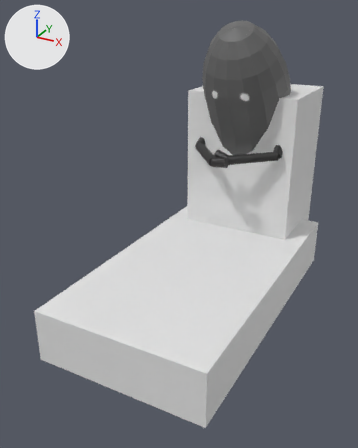
The FBX model data/player/fbx/player.fbx: old version first, new version second.
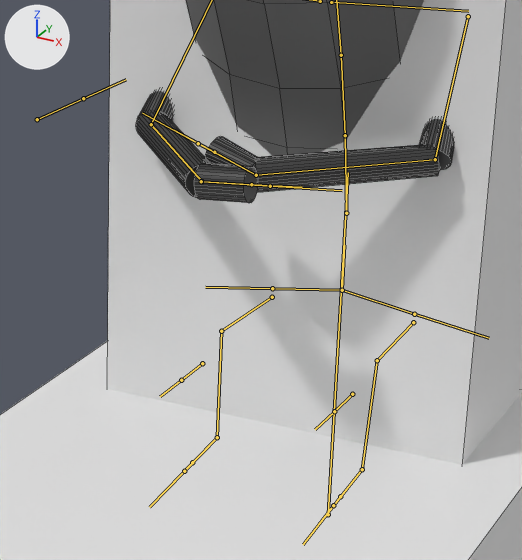
Each version appears first whole from a camera (50 mm lens) standing at (1.95, -5.34, 2.83) and looking at (-0.17, -1.49, 0.9), and next in a close-up on the part from 44% to 84% of the width and 25% to 59% of the height. The axes (+X, +Y, +Z) are drawn at upper left. The lights are the same throughout. Both versions are drawn at frame 40 of the action 'armature|09_wakeUp'; the numbers are the values there. The bones that bend it are drawn over the model as lines in the close-ups. The close-ups show mesh edges as thin lines.

In view in the first close-up: 'CollDown', 'CollSit', 'body'.
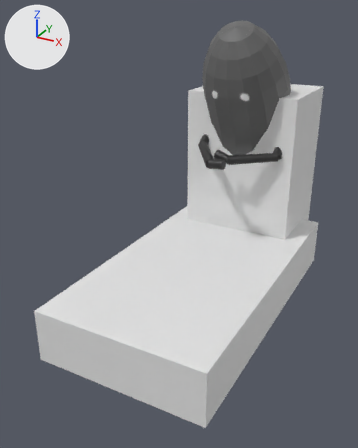
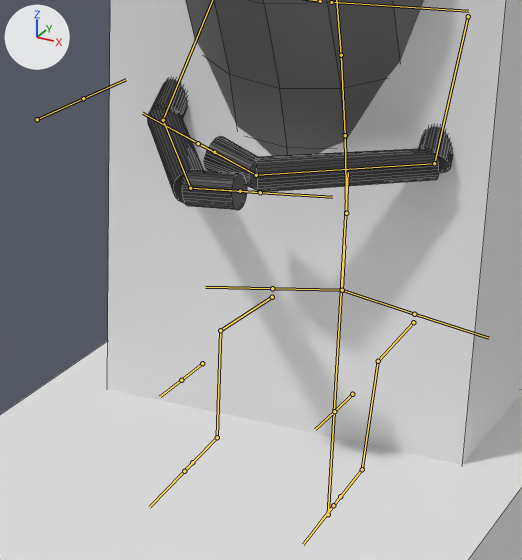
Changed parts and their boxes [x1, y1, x2, y2] in the close-ups (522 x 560 px):
'body', posed: before [136, 0, 454, 203]; after [148, 0, 453, 210]
bone 'upper_arm.L', root to tip: before (468, 16) to (435, 159); after (468, 16) to (434, 163)
bone 'forearm.R', root to tip: before (151, 124) to (202, 181); after (163, 120) to (190, 188)
bone 'hand.R', root to tip: before (202, 181) to (251, 184); after (190, 188) to (240, 191)

The edits, one by one:
Bone 'upper_arm.L' (bone_upper_arm_l) turns from (86, 16, 7) to (86, 18, 3) degrees about its own x, y and z.
Bone 'upper_arm.R' (bone_upper_arm_r) turns from (82, -17, 12) to (88, -14, 17) degrees about its own x, y and z.
Bone 'forearm.R' (bone_forearm_r) turns from (57, 7, -8) to (42, 5, -7) degrees about its own x, y and z.
Bone 'hand.R' (bone_hand_r) turns from (47, 31, 56) to (49, 23, 60) degrees about its own x, y and z.
